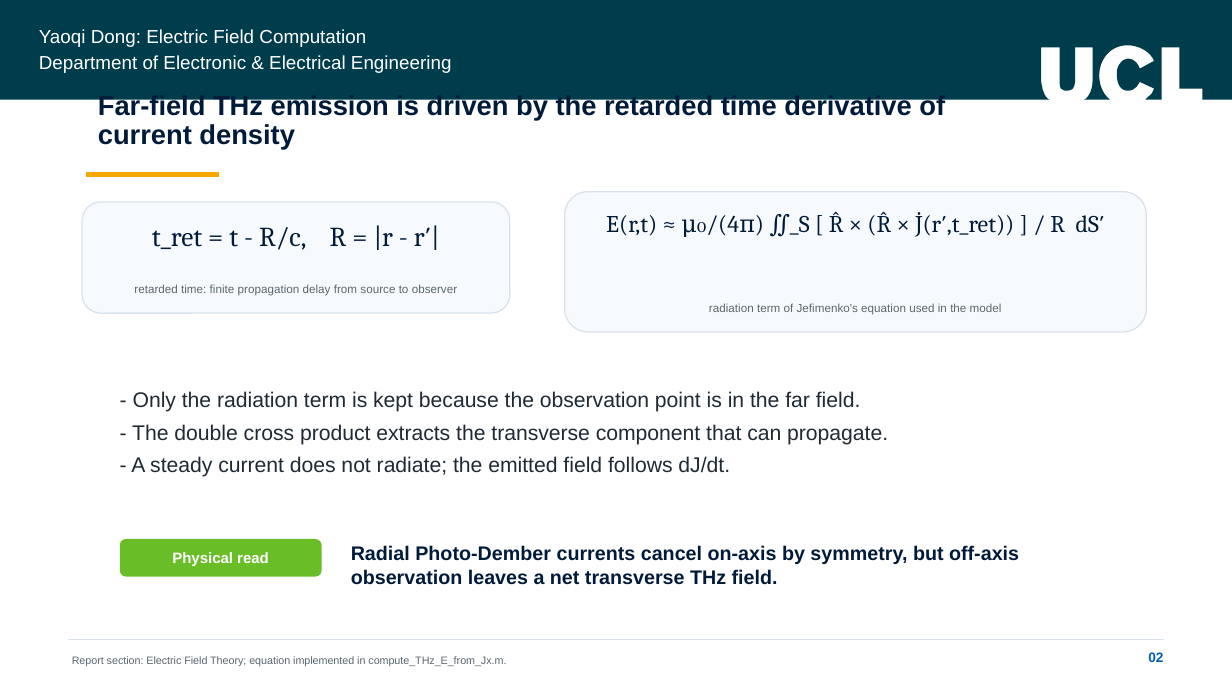
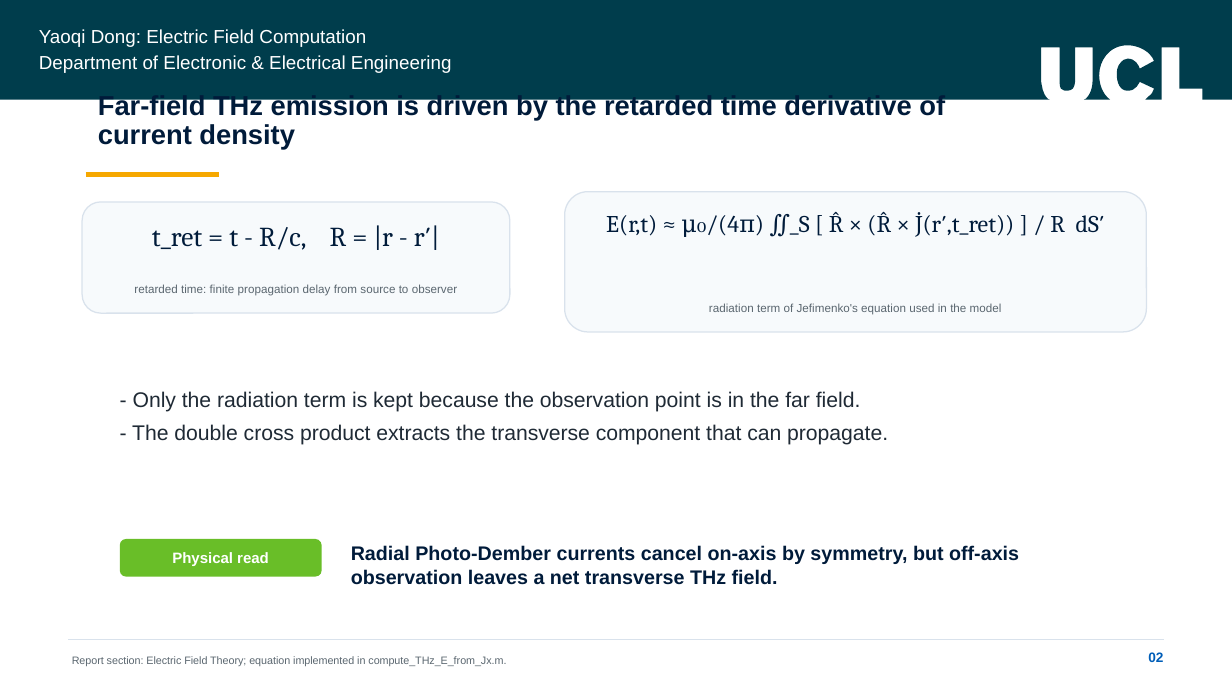
Before and after one commit to yaoqid/year4-thz-presentation, a slide deck: slide 2 of presentation/yaoqi-electric-field-part-presentation.pptx. Drawn at 1232x693 pixels with LibreOffice and Linux fonts; fonts in the diff are those of the drawing; background and template pictures are left out. Boxes give left, top, right and bottom in pixels: in the first picture for what was removed or moved away, otherwise in the second. Text is boxed around its words. In the diff, an @@ line names an element or a change of style, - is before the commit and + after.

Commit message:
version2 of electtric field part presentation

```diff
--- a/presentation/yaoqi-electric-field-part-presentation.pptx
+++ b/presentation/yaoqi-electric-field-part-presentation.pptx
@@ text at <box>131,456,730,477</box>: paragraph removed @@
-- A steady current does not radiate; the emitted field follows dJ/dt.
```
Also in this commit, not shown: 3 other slides changed, 2 slides added.
